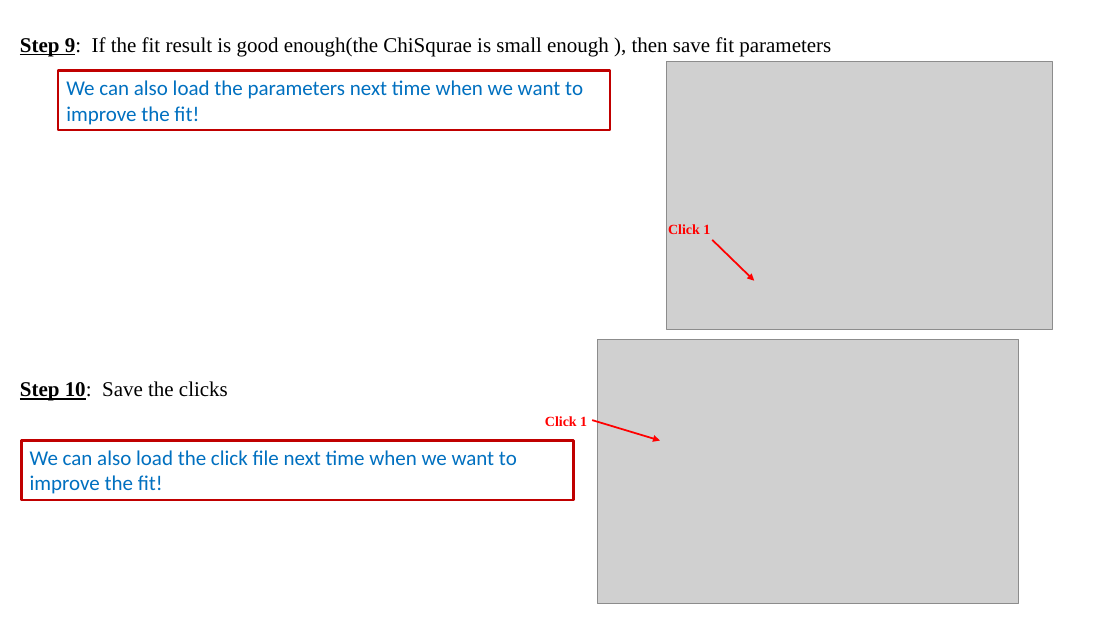
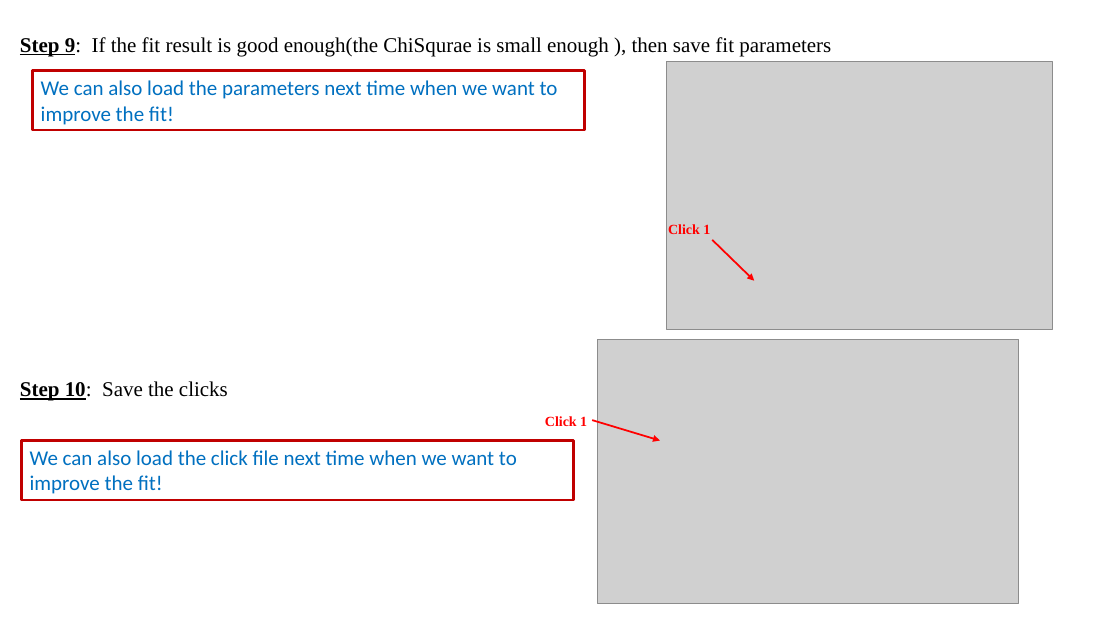
Before and after one commit to gfh16/StudyNotes, a slide deck: slide 17 of 2018Oct-Tutorial_HiRACsICalibrations.pptx. Drawn at 1120x630 pixels with LibreOffice and Linux fonts; fonts in the diff are those of the drawing; grey boxes stand for pictures. Boxes give left, top, right and bottom in pixels: in the first picture for what was removed or moved away, otherwise in the second. Text is boxed around its words. In the diff, an @@ line names an element or a change of style, - is before the commit and + after.

```diff
--- a/2018Oct-Tutorial_HiRACsICalibrations.pptx
+++ b/2018Oct-Tutorial_HiRACsICalibrations.pptx
@@ rectangle "We can also load the ...": place and size @@
-rectangle "We can also load the ..." at [58,71,610,130]
+rectangle "We can also load the ..." at [33,71,585,130]
```
Also in this commit, not shown: 9 other slides changed, 4 slides added, 3 slides removed.
